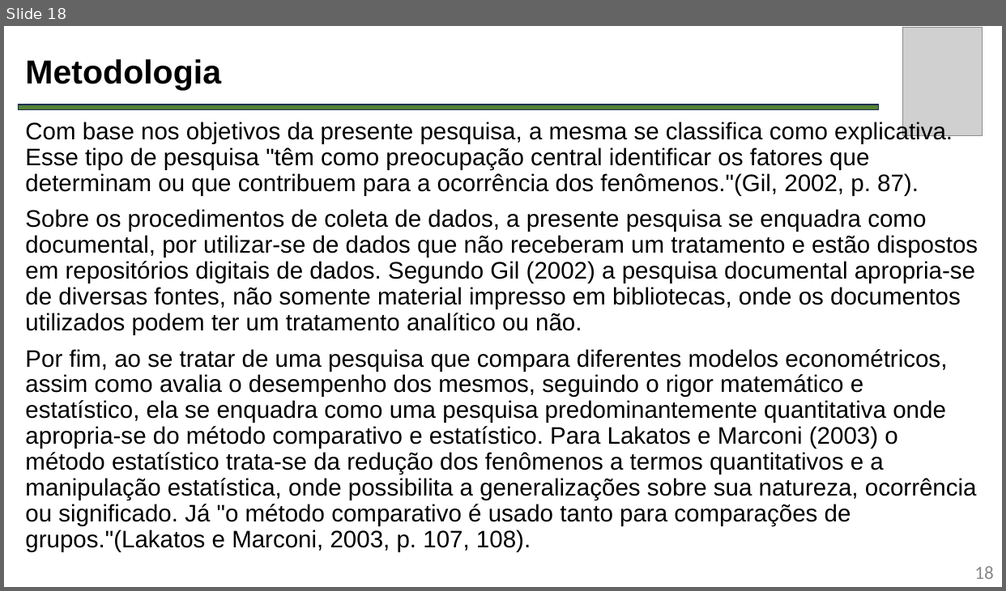
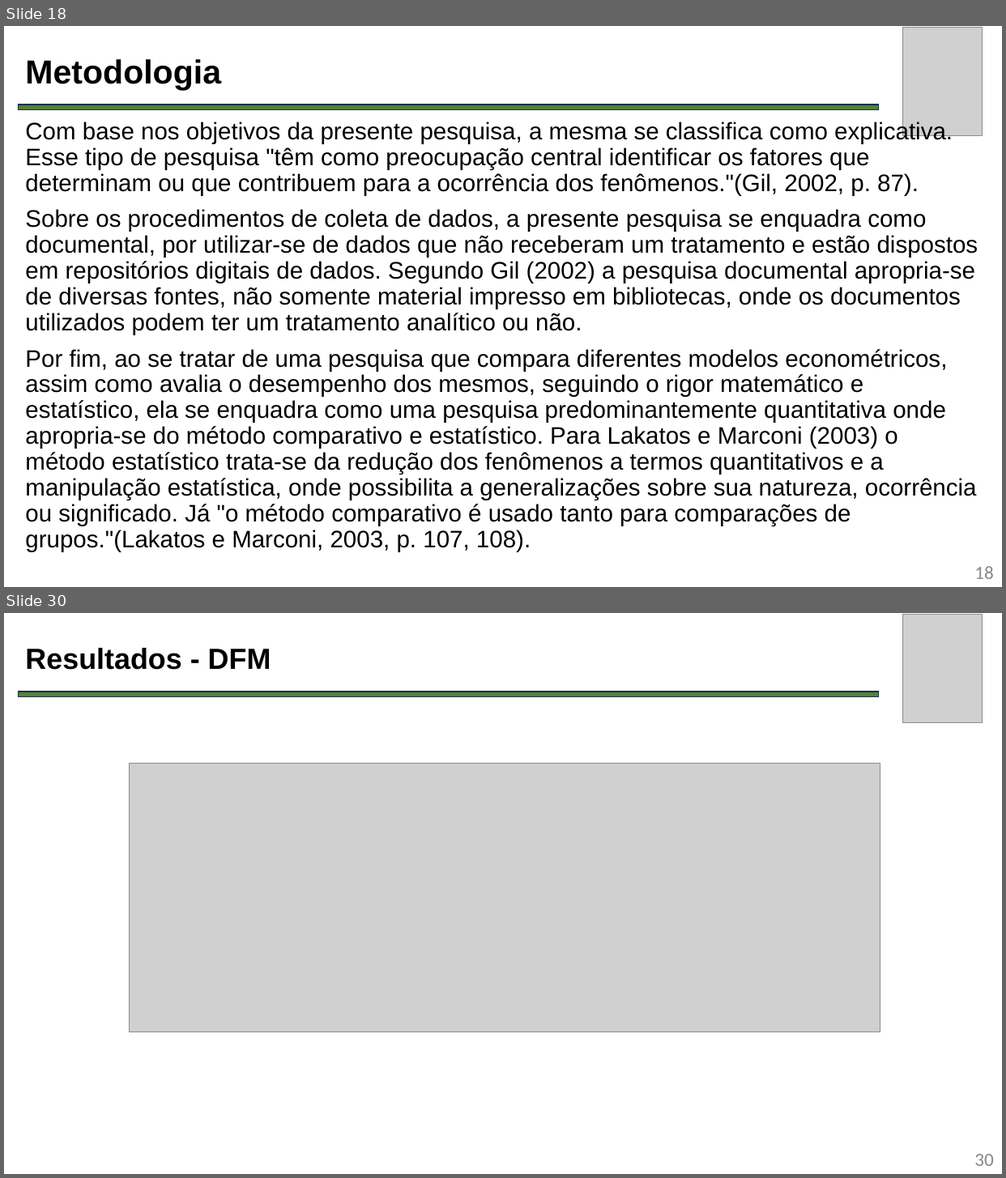
Before and after one commit to leonilso/TCC-UFFS-IA-PIB, a slide deck: Apresentação.pptx. Shown one above the other, each under a label of ours: slide 18 before the commit, slides 18 and 30 after it; the slides between them are not shown. The pictures are 1006x591 and 1006x1178 pixels, drawn with LibreOffice and Linux fonts; fonts in the diff are those of the drawing; grey boxes stand for pictures. Boxes give left, top, right and bottom in pixels: in the first picture for what was removed or moved away, otherwise in the second. Text is boxed around its words. In the diff, an @@ line names an element or a change of style, - is before the commit and + after.

```diff
--- a/Apresentação.pptx
+++ b/Apresentação.pptx
@@ slide 30 added at <box>4,613,1002,1174</box>, background #FFFFFF @@
@@ picture added at <box>903,615,983,723</box> @@
@@ title added at <box>25,648,271,670</box>, 28 pt, text #000000, bold @@
+Resultados - DFM
@@ rectangle added at <box>19,692,879,697</box>, fill #548135, outline #1C3052 1 pt @@
@@ picture added at <box>129,764,880,1033</box> @@
@@ page number added at <box>974,1154,993,1166</box>, 18 pt, text #888888 @@
+30
```
Also in this commit, not shown: 1 slide changed, 22 other slides added, 2 other files.
